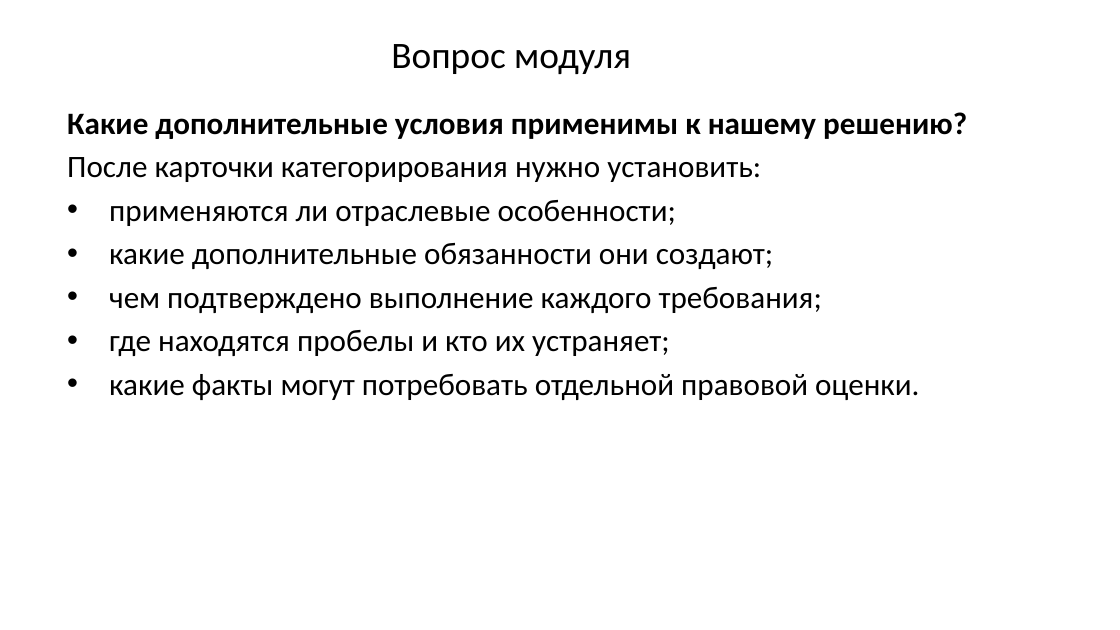
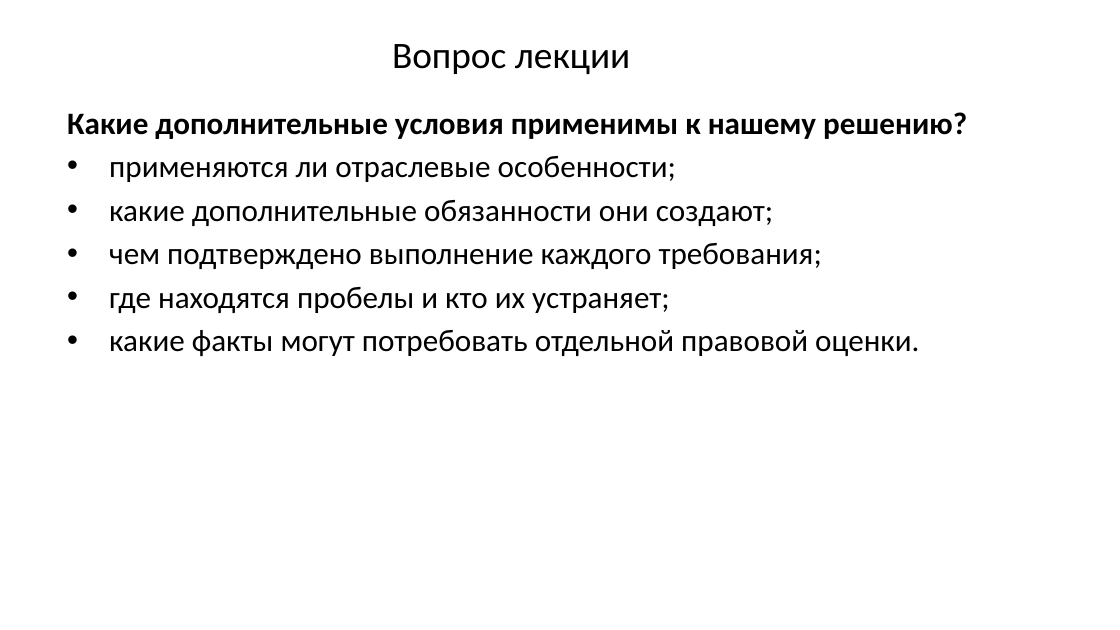
Before and after one commit to arasskazov/IFTIS-KII-2026, a slide deck: slide 2 of Lec_4/Lec_4_Модуль 4_1_Слайд-конспект.pptx. Drawn at 1120x630 pixels with LibreOffice and Linux fonts; fonts in the diff are those of the drawing; background and template pictures are left out. Boxes give left, top, right and bottom in pixels: in the first picture for what was removed or moved away, otherwise in the second. Text is boxed around its words. In the diff, an @@ line names an element or a change of style, - is before the commit and + after.

```diff
--- a/Lec_4/Lec_4_Модуль 4_1_Слайд-конспект.pptx
+++ b/Lec_4/Lec_4_Модуль 4_1_Слайд-конспект.pptx
@@ title at (x1=392, y1=44, x2=630, y2=74): text changed @@
-Вопрос модуля
+Вопрос лекции
@@ text at (x1=67, y1=157, x2=761, y2=182): paragraph removed @@
-После карточки категорирования нужно установить:
```
Also in this commit, not shown: 8 other slides changed, 1 slide added, 2 slides removed.
